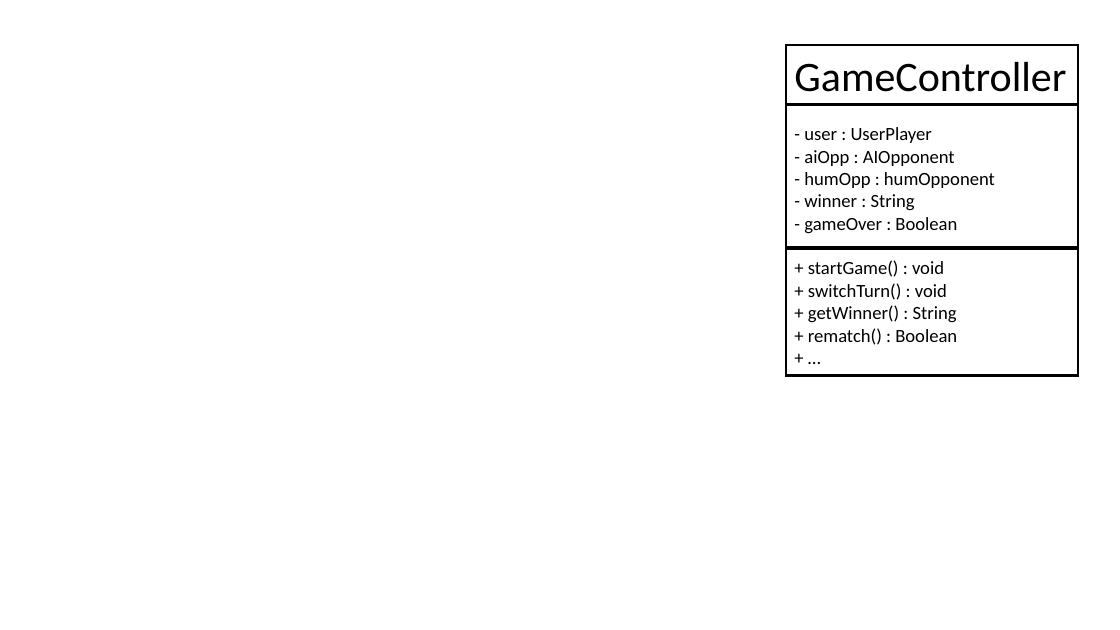
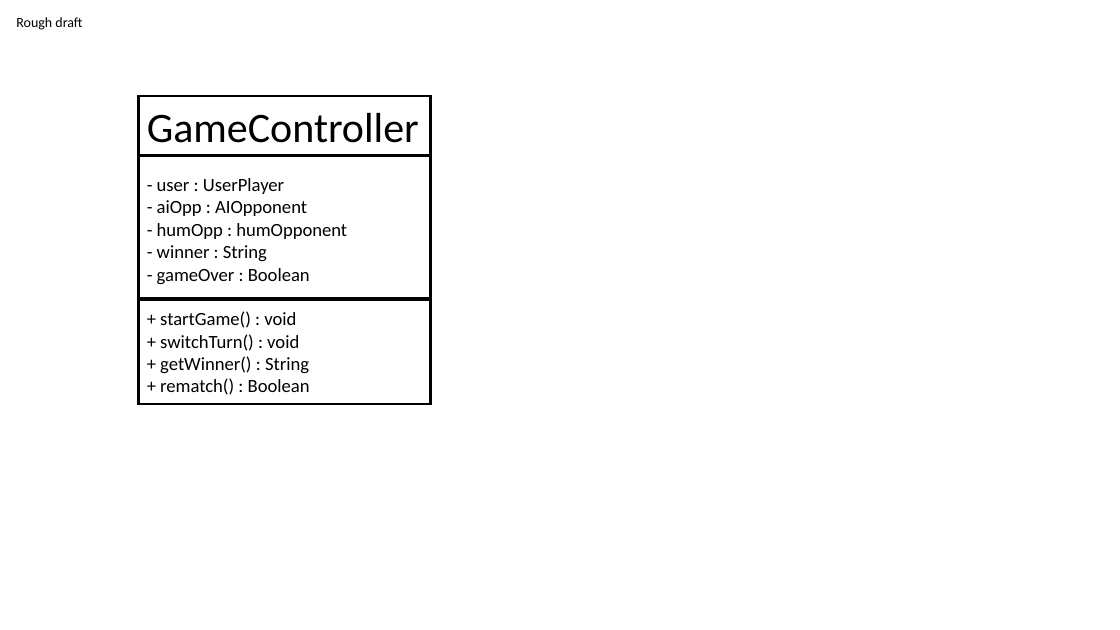
Before and after one commit to RedPanda8765/BattleshipFinal, a slide deck: slide 18 of personal notes (remove after build complete)/UML_Class Diagram.pptx (slide 2 before the commit). Drawn at 1120x630 pixels with LibreOffice and Linux fonts; fonts in the diff are those of the drawing. Boxes give left, top, right and bottom in pixels: in the first picture for what was removed or moved away, otherwise in the second. Text is boxed around its words. In the diff, an @@ line names an element or a change of style, - is before the commit and + after.

Commit message:
Fixed backpress defects at login and start screens. Added ship rotation and selection functionality to strategy board screen. 	**need to add ship placement functionality next**

```diff
--- a/personal notes (remove after build complete)/UML_Class Diagram.pptx
+++ b/personal notes (remove after build complete)/UML_Class Diagram.pptx
@@ text added at box(16, 17, 82, 30), 12 pt, text #000000 @@
+Rough draft
@@ text at box(147, 113, 419, 395): paragraph removed @@
-+ …
@@ text "GameController": place and size @@
-text "GameController" at box(794, 62, 1066, 345)
+text "GameController" at box(147, 113, 419, 395)
@@ rectangle: place and size @@
-rectangle at box(786, 45, 1078, 376)
+rectangle at box(139, 96, 430, 404)
@@ line moved from (786, 105) - (1078, 105) to (139, 155) - (430, 155) @@
@@ line moved from (786, 248) - (1078, 248) to (139, 299) - (430, 299) @@
```
Also in this commit, not shown: 6 other slides changed, 12 slides added, 2 slides removed, 10 other files.
